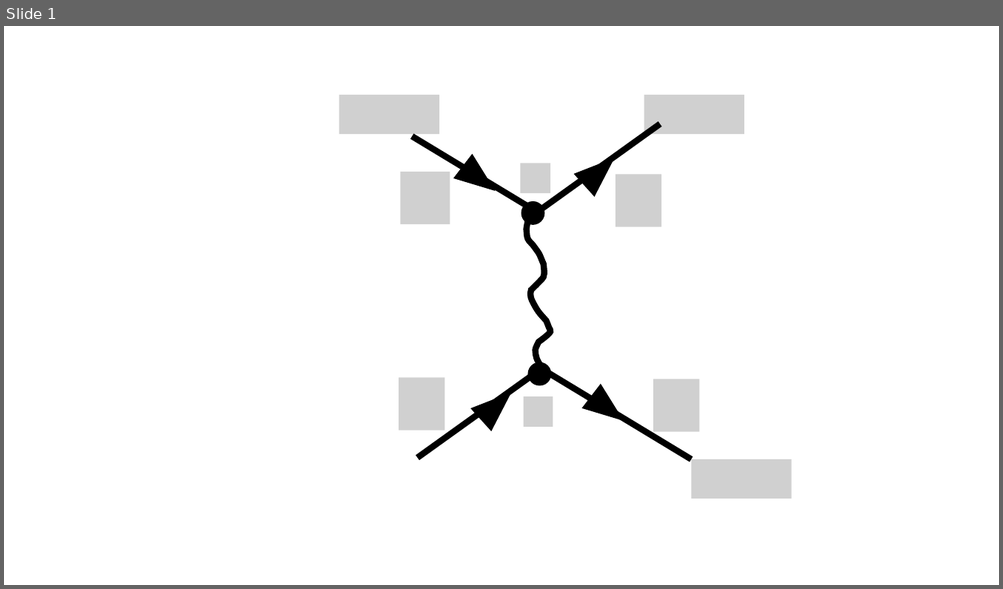
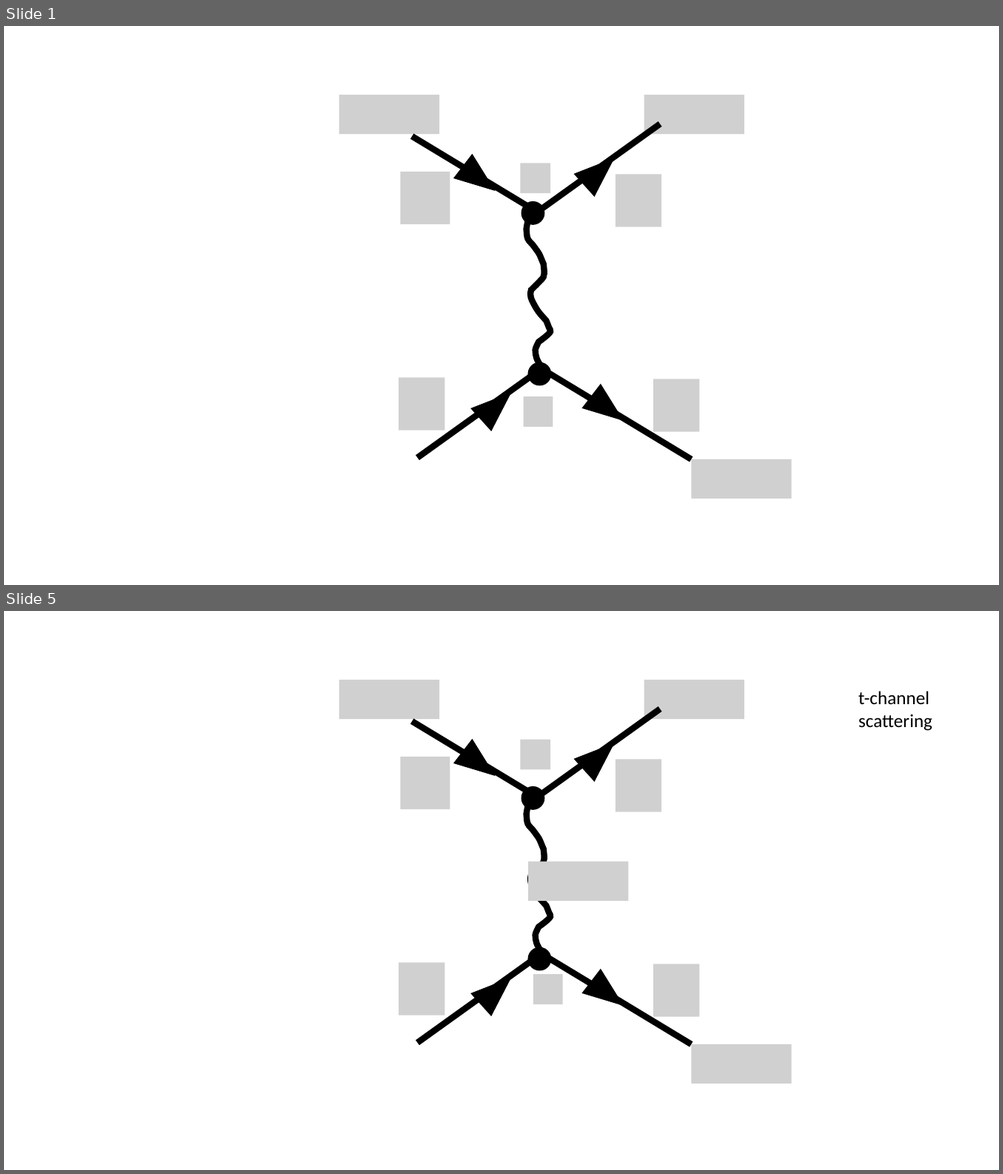
Before and after one commit to oddesabelle/Physics-180, a slide deck: Finals/finals feynman diagrams.pptx. Shown one above the other, each under a label of ours: slide 1 before the commit, slides 1 and 5 after it; the slides between them are not shown. The pictures are 1003x589 and 1003x1174 pixels, drawn with LibreOffice and Linux fonts; fonts in the diff are those of the drawing; grey boxes stand for pictures. Boxes give left, top, right and bottom in pixels: in the first picture for what was removed or moved away, otherwise in the second. Text is boxed around its words. In the diff, an @@ line names an element or a change of style, - is before the commit and + after.

```diff
--- a/Finals/finals feynman diagrams.pptx
+++ b/Finals/finals feynman diagrams.pptx
@@ slide 5 added at <box>4,611,999,1170</box>, background #FFFFFF @@
@@ picture added at <box>339,680,439,719</box> @@
@@ picture added at <box>644,680,744,719</box> @@
@@ text added at <box>858,691,932,731</box>, 18 pt, text #000000 @@
+t-channel
+scattering
@@ line added from (412, 721) to (538, 797), #000000 6 pt @@
@@ line added from (538, 797) to (660, 709), #000000 6 pt @@
@@ triangle added at <box>454,740,503,786</box>, fill #000000, outline #000000 1 pt @@
@@ picture added at <box>521,739,551,769</box> @@
@@ triangle added at <box>575,733,623,781</box>, fill #000000, outline #000000 1 pt @@
@@ picture added at <box>400,757,449,809</box> @@
@@ picture added at <box>615,760,661,812</box> @@
@@ ellipse added at <box>522,787,544,809</box>, fill #000000, outline #000000 1 pt @@
@@ freeform shape added at <box>526,797,550,953</box>, outline #000000 6 pt @@
@@ picture added at <box>529,862,629,901</box> @@
@@ picture added at <box>398,963,445,1016</box> @@
@@ line added from (418, 1043) to (543, 952), #000000 6 pt @@
@@ ellipse added at <box>529,948,551,971</box>, fill #000000, outline #000000 1 pt @@
@@ line added from (540, 953) to (691, 1045), #000000 6 pt @@
@@ picture added at <box>653,965,700,1017</box> @@
@@ triangle added at <box>471,968,520,1015</box>, fill #000000, outline #000000 1 pt @@
@@ picture added at <box>533,974,563,1004</box> @@
@@ triangle added at <box>582,971,631,1017</box>, fill #000000, outline #000000 1 pt @@
@@ picture added at <box>691,1045,791,1084</box> @@
```
Also in this commit, not shown: 2 slides changed, 4 other slides added, 12 other files.
